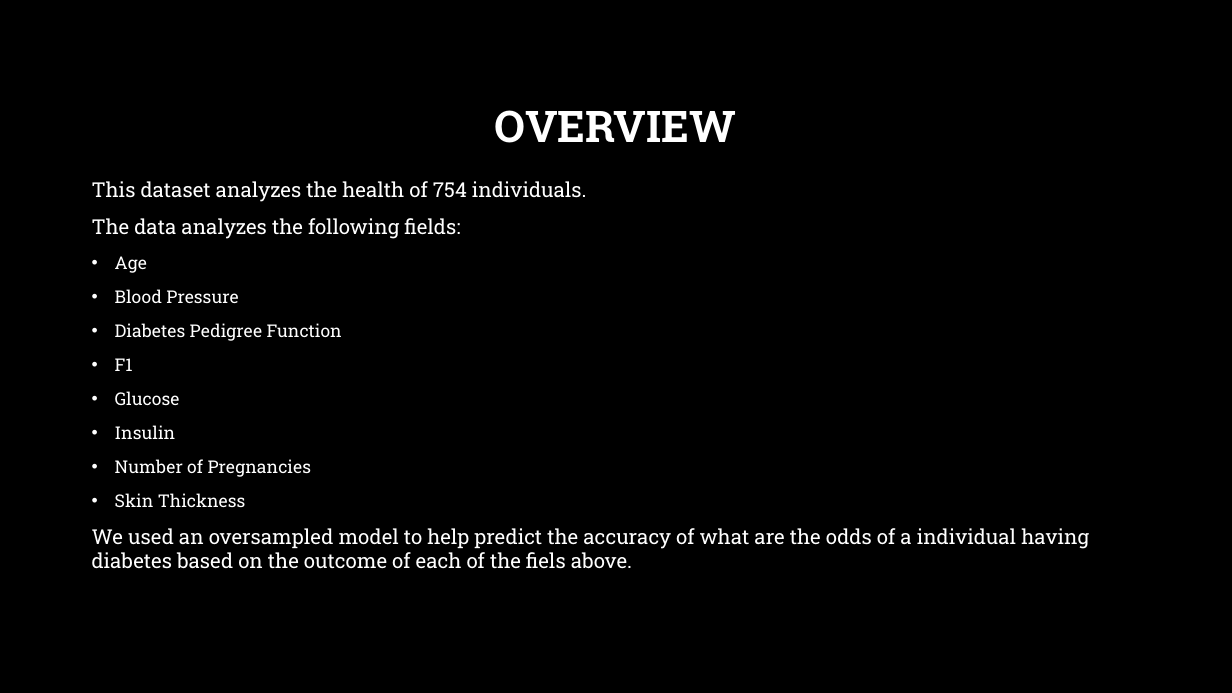
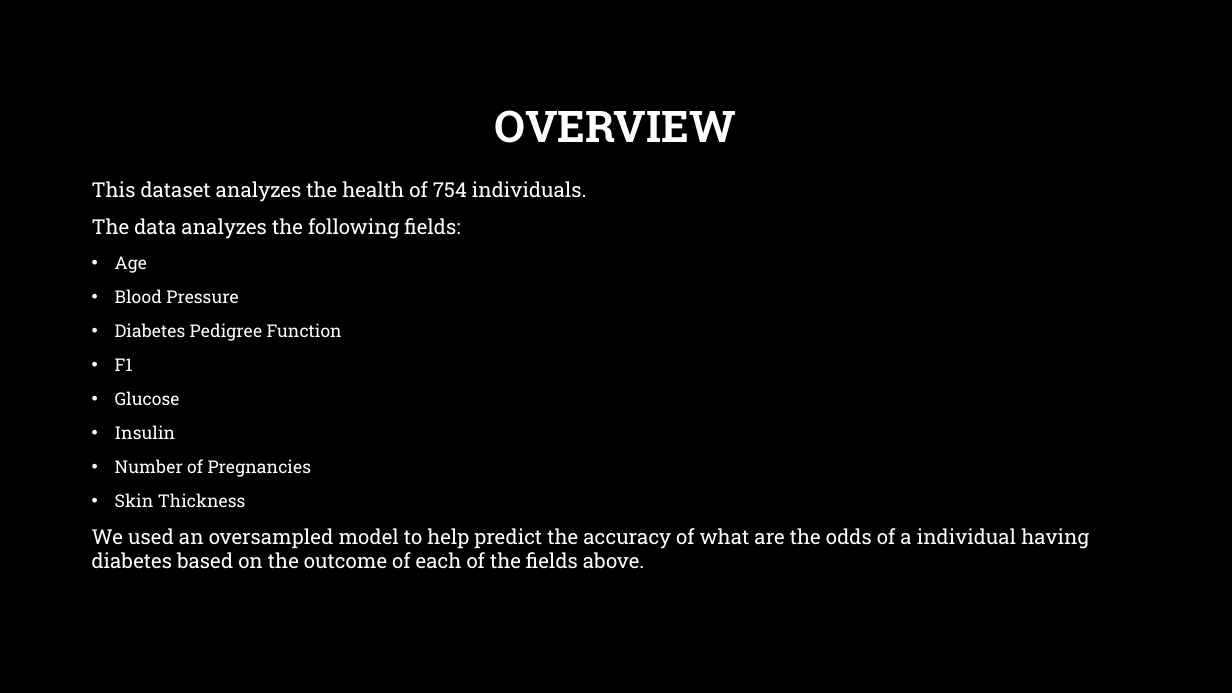
Before and after one commit to acollawn/Project_4, a slide deck: slide 2 of Predicting Diabetes.pptx. Drawn at 1232x693 pixels with LibreOffice and Linux fonts; fonts in the diff are those of the drawing; background and template pictures are left out. Boxes give left, top, right and bottom in pixels: in the first picture for what was removed or moved away, otherwise in the second. Text is boxed around its words. In the diff, an @@ line names an element or a change of style, - is before the commit and + after.

```diff
--- a/Predicting Diabetes.pptx
+++ b/Predicting Diabetes.pptx
@@ text at (92,528,1089,569): text changed @@
-We used an oversampled model to help predict the accuracy of what are the odds of a individual having diabetes based on the outcome of each of the fiels above.
+We used an oversampled model to help predict the accuracy of what are the odds of a individual having diabetes based on the outcome of each of the fields above.
```
Also in this commit, not shown: 3 other slides changed, 5 slides added.
